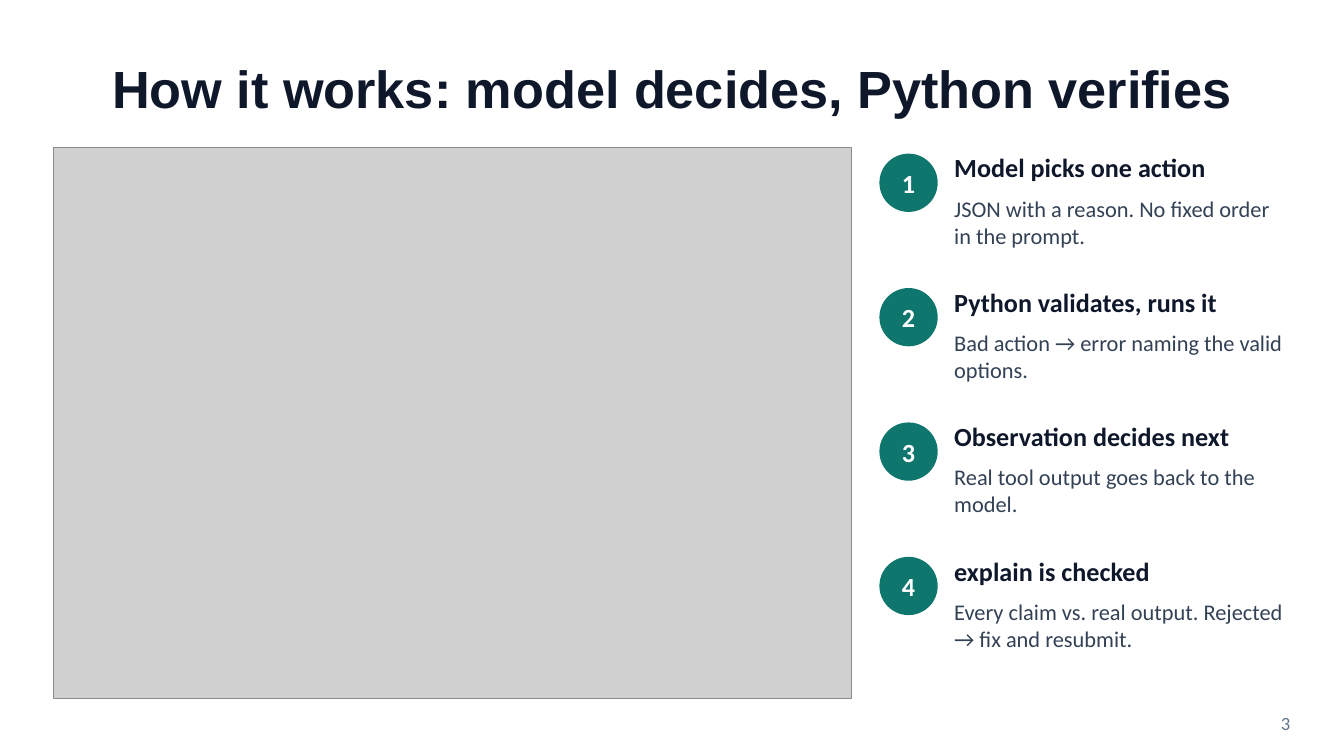
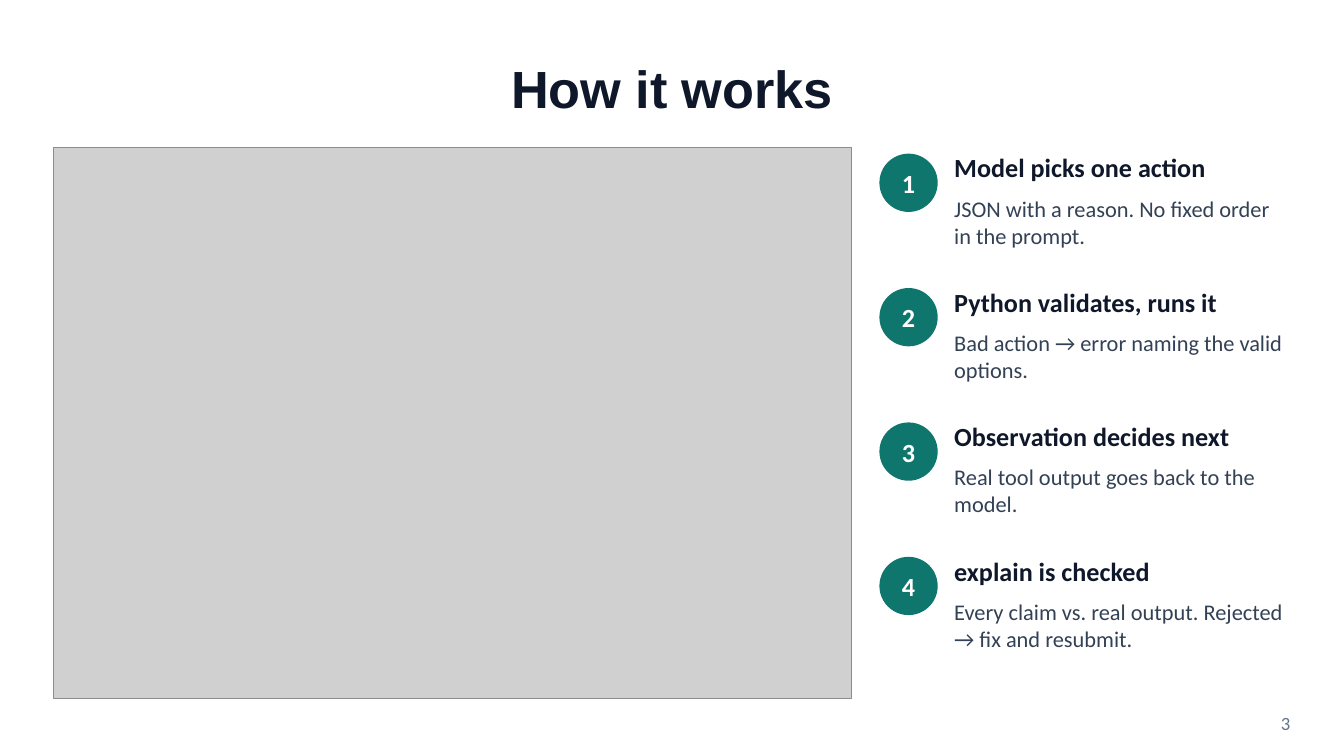
Before and after one commit to ambs19/code-explainer, a slide deck: slide 3 of docs/Code_Explainer_Presentation.pptx. Drawn at 1344x756 pixels with LibreOffice and Linux fonts; fonts in the diff are those of the drawing; grey boxes stand for pictures. Boxes give left, top, right and bottom in pixels: in the first picture for what was removed or moved away, otherwise in the second. Text is boxed around its words. In the diff, an @@ line names an element or a change of style, - is before the commit and + after.

```diff
--- a/docs/Code_Explainer_Presentation.pptx
+++ b/docs/Code_Explainer_Presentation.pptx
@@ title at bbox=[511, 70, 833, 109]: text changed @@
-How it works: model decides, Python verifies
+How it works
```
Also in this commit, not shown: 4 other slides changed, 1 slide added, 23 other files.
